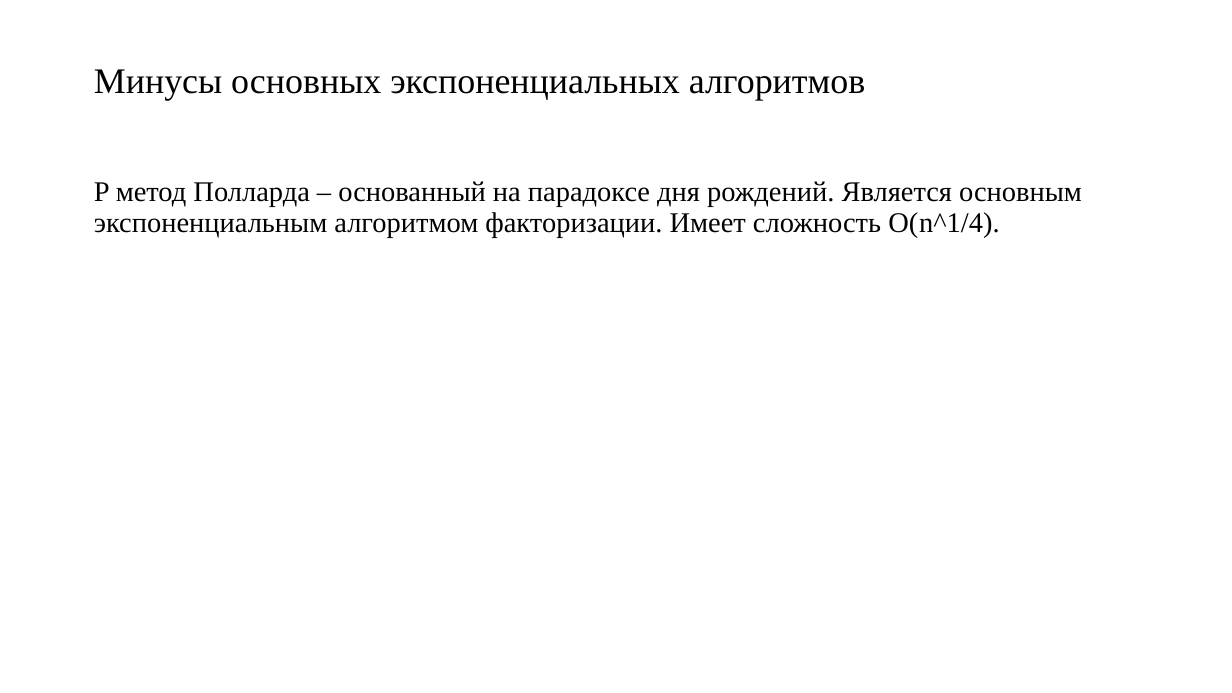
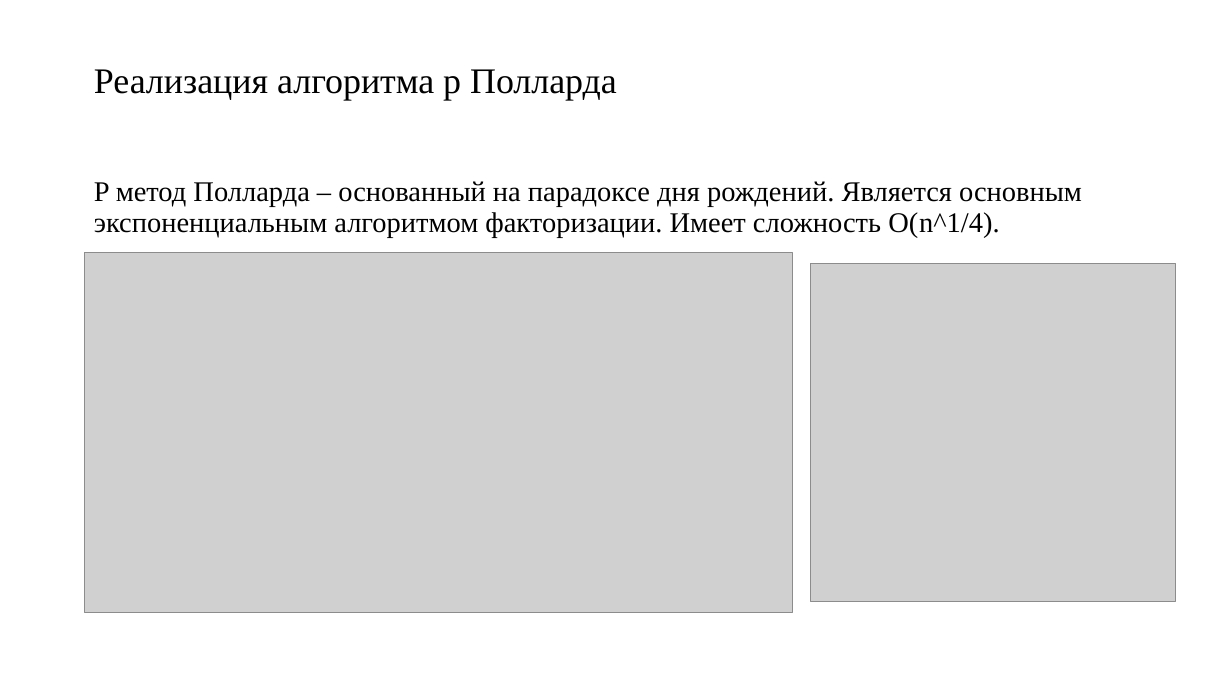
Before and after one commit to pagamov/VKR, a slide deck: slide 3 of Гамов Павел Чтения.pptx. Drawn at 1232x693 pixels with LibreOffice and Linux fonts; fonts in the diff are those of the drawing; grey boxes stand for pictures. Boxes give left, top, right and bottom in pixels: in the first picture for what was removed or moved away, otherwise in the second. Text is boxed around its words. In the diff, an @@ line names an element or a change of style, - is before the commit and + after.

```diff
--- a/Гамов Павел Чтения.pptx
+++ b/Гамов Павел Чтения.pptx
@@ title at box(94, 69, 617, 100): text changed @@
-Минусы основных экспоненциальных алгоритмов
+Реализация алгоритма p Полларда
@@ picture added at box(85, 252, 793, 612) @@
@@ picture added at box(811, 263, 1177, 601) @@
```
Also in this commit, not shown: 4 slides added, 4 slides removed, 1 other file.
